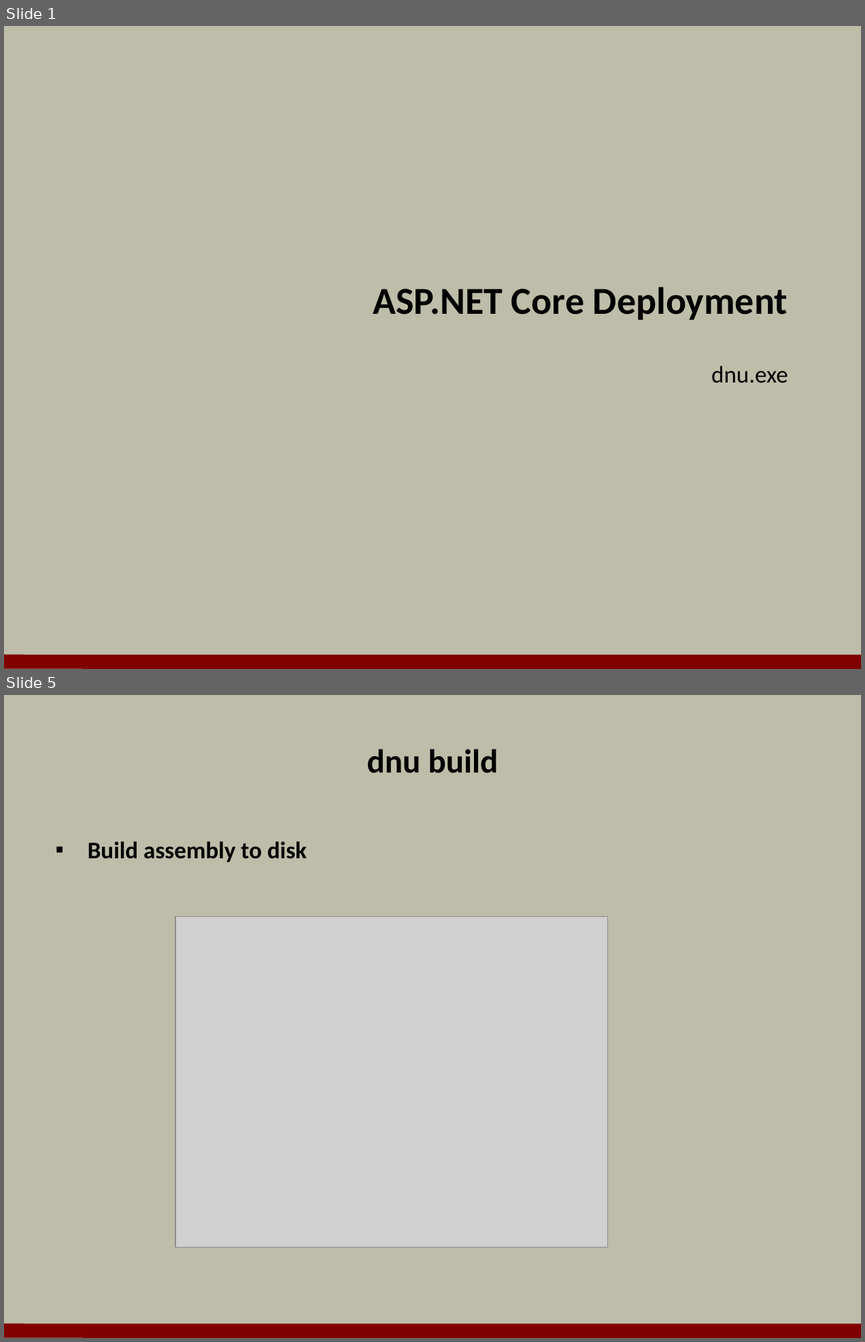
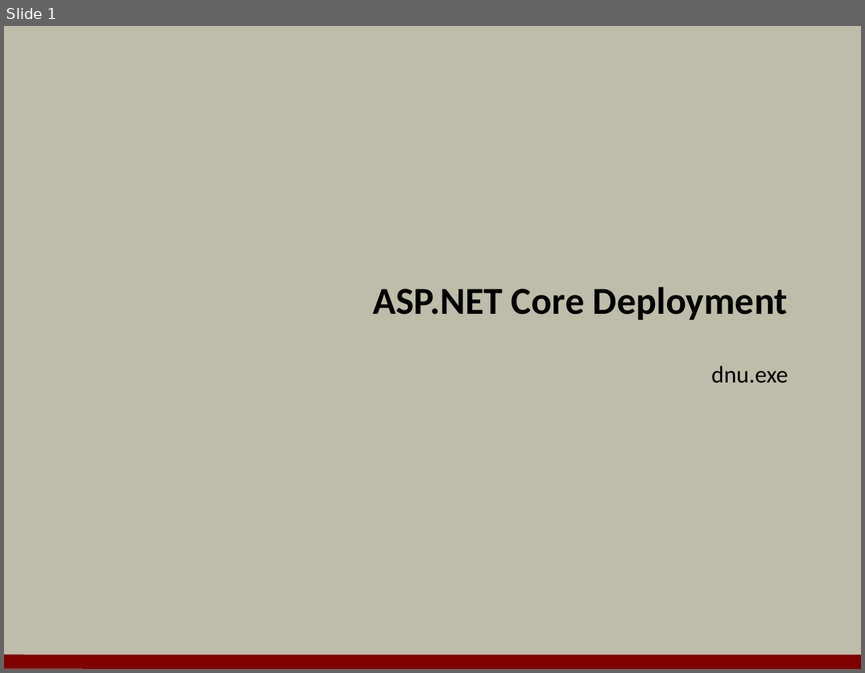
Before and after one commit to OdeToCode/classes, a slide deck: aspnet5/slides/08_Deployment.pptx. Shown one above the other, each under a label of ours: slides 1 and 5 before the commit, slide 1 after it; the slides between them are not shown. The pictures are 865x1342 and 865x673 pixels, drawn with LibreOffice and Linux fonts; fonts in the diff are those of the drawing; grey boxes stand for pictures; background and template pictures are left out. Boxes give left, top, right and bottom in pixels: in the first picture for what was removed or moved away, otherwise in the second. Text is boxed around its words. In the diff, an @@ line names an element or a change of style, - is before the commit and + after.

```diff
--- a/aspnet5/slides/08_Deployment.pptx
+++ b/aspnet5/slides/08_Deployment.pptx
@@ slide 5 removed at (4,695,861,1338), background #BDBDA9; not listed: 1 template element that a slide beside it also shows @@
@@ title removed at (367,749,498,773) @@
-dnu build
@@ text removed at (88,841,307,862) @@
-▪ Build assembly to disk
@@ picture removed at (175,916,607,1246) @@
```
Also in this commit, not shown: 4 slides added, 5 other slides removed, 3 other files.
